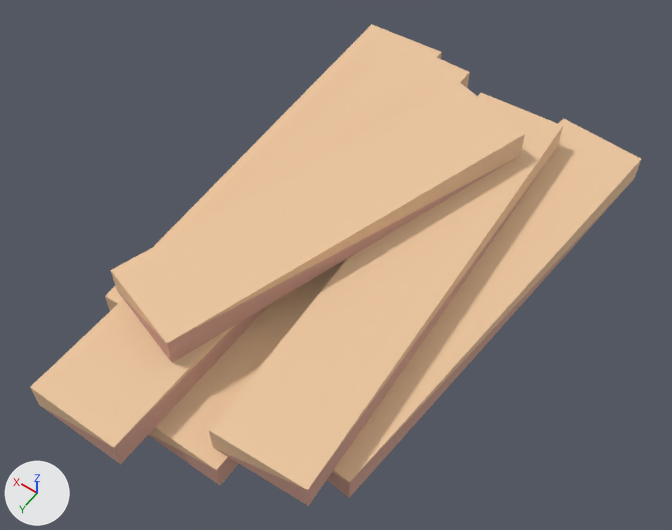
Renders of the glTF model example_game/world/props/plank-bundle.prop/model.glb from each side of a commit.
One viewpoint serves both versions: a camera (50 mm lens) standing at (-0.834, 1.242, 1.895) and looking at (0.003, 0.07, 0.054). Arrows for +X, +Y and +Z are at lower left; the lights stay in place. The picture after the commit comes second. Vertices at exactly the same position are counted once.

In view in the first picture: 'model'.
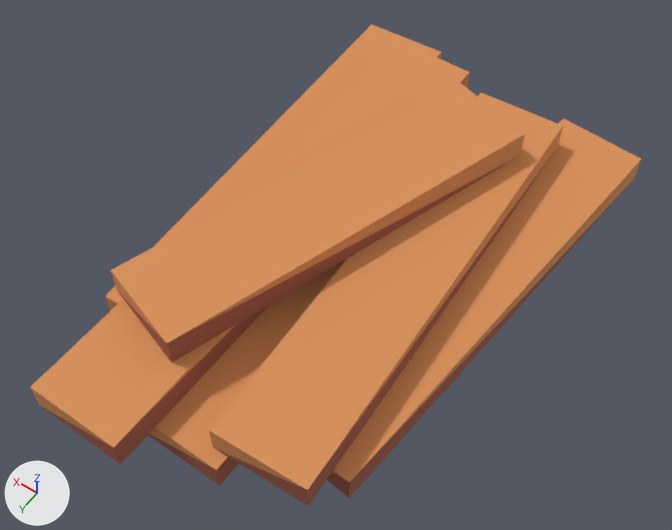
The change, as JSON lines over the scene's bpy script:
```json
{"block": "me_model", "where": "me_model.from_pydata(...)  # 48 vertices, 72 faces; spans x -0.47..0.47, y -0.78..0.78, z -0.02..0.21"}
{"block": "me_model", "where": "# used by ob_model"}
{"block": "me_model", "change": "me_model part 1: 36 faces centred in x -0.4..0.45, y -0.77..0.78, z -0.02..0.16 are repainted in the vertex colours; the middle colour goes from beige #d0a090 to brown #a05a47"}
{"block": "me_model", "change": "me_model part 2: 36 faces centred in x -0.43..0.42, y -0.78..0.78, z 0.03..0.21 are repainted in the vertex colours; the middle colour goes from beige #edc7a0 to orange #d9915a"}
```

Location of each change, [x1, y1, x2, y2] in pixels of the pictures (672 x 530 px):
```json
{"part": 1, "of": "me_model", "change": "recoloured", "before": [41, 152, 634, 506], "after": [41, 152, 634, 506]}
{"part": 2, "of": "me_model", "change": "recoloured", "before": [30, 24, 641, 490], "after": [30, 24, 641, 490], "on screen": "beige to orange"}
```
